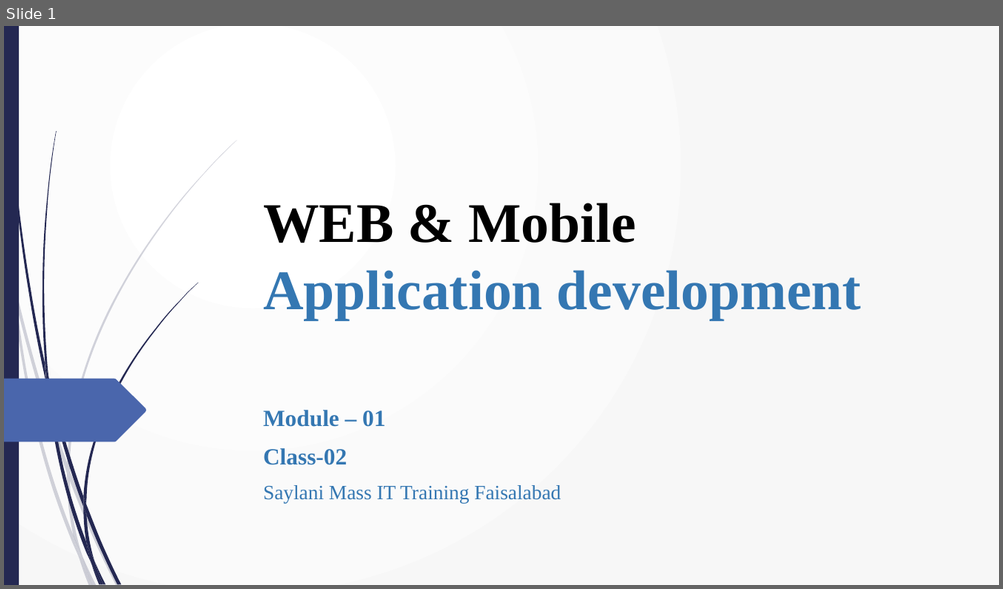
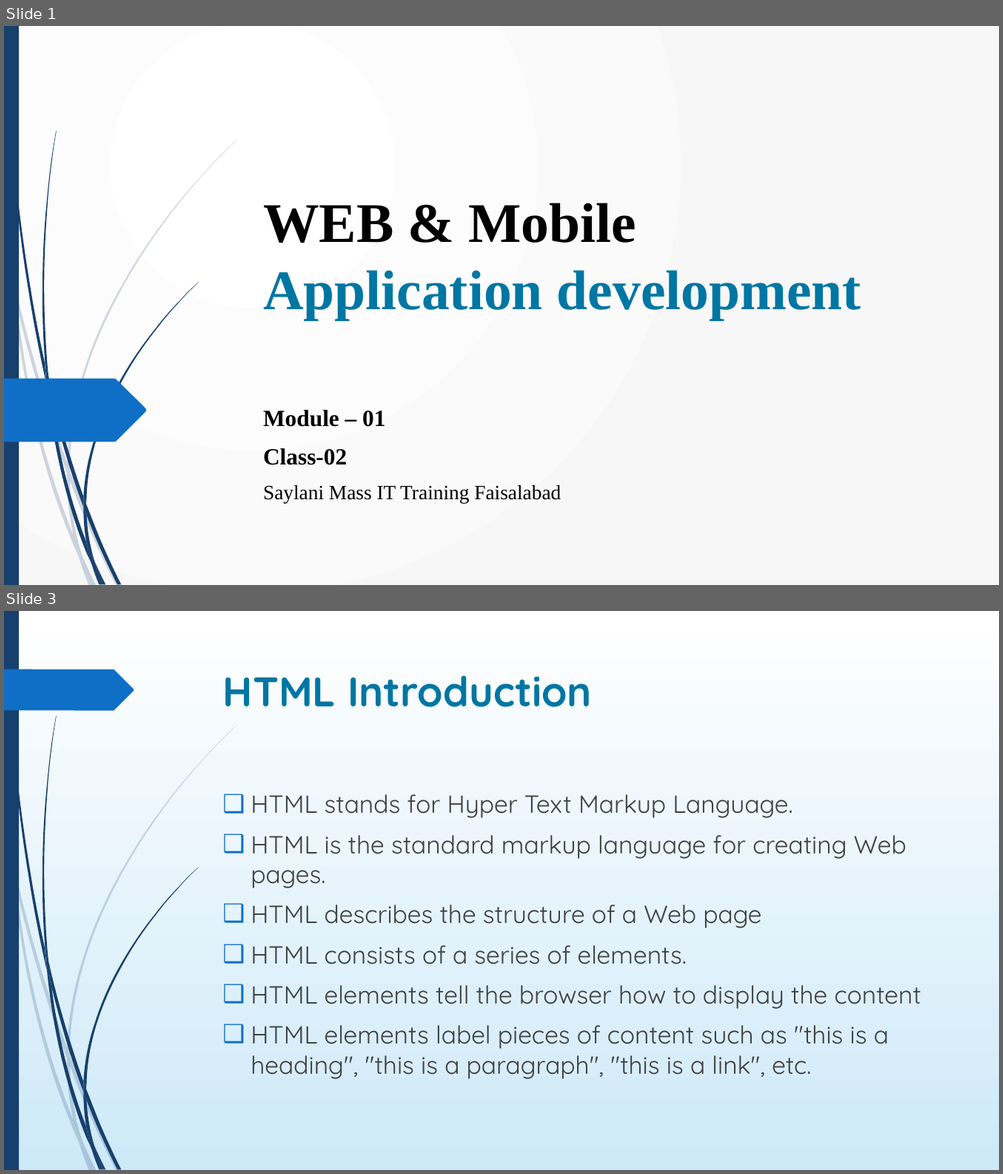
Before and after one commit to umairazmat/SMIT-WMA-6-A, a slide deck: Presentations/HTML Class 02.pptx. Shown one above the other, each under a label of ours: slide 1 before the commit, slides 1 and 3 after it; the slides between them are not shown. The pictures are 1003x589 and 1003x1174 pixels, drawn with LibreOffice and Linux fonts; fonts in the diff are those of the drawing. Boxes give left, top, right and bottom in pixels: in the first picture for what was removed or moved away, otherwise in the second. Text is boxed around its words. In the diff, an @@ line names an element or a change of style, - is before the commit and + after.

Commit message:
class 04

```diff
--- a/Presentations/HTML Class 02.pptx
+++ b/Presentations/HTML Class 02.pptx
@@ slide 3 added at (4, 611, 999, 1170), background gradient #FFFFFF to #CEEAF9; not listed: 23 template elements that a slide beside it also shows @@
@@ freeform shape added at (4, 669, 134, 710), fill #0F6FC6 @@
@@ title added at (223, 675, 592, 707), 40 pt, text #0076A3, bold @@
+HTML Introduction
@@ text added at (250, 795, 921, 1079), 24 pt, text #404040 @@
+❑ HTML stands for Hyper Text Markup Language.
+❑ HTML is the standard markup language for creating Web pages.
+❑ HTML describes the structure of a Web page
+❑ HTML consists of a series of elements.
+❑ HTML elements tell the browser how to display the content
+❑ HTML elements label pieces of content such as "this is a heading", "this is a paragraph", "this is a link", etc.
@@ slide 1 changed as well @@
@@ title "WEB & Mobile Application development" at (263, 203, 861, 321): text colour #3477B2 to #0076A3 in "Application development" @@
@@ fill #242852 to #17406D in 13 elements at (6, 26, 46, 385), (48, 378, 83, 507), (86, 504, 121, 585), (46, 382, 91, 565), (95, 562, 106, 585), (45, 361, 52, 403), (83, 283, 198, 504), (91, 565, 101, 585), (83, 507, 94, 562), (83, 497, 86, 515), (86, 542, 103, 585), (4, 26, 19, 585), (42, 131, 57, 378) @@
@@ freeform shape at (4, 379, 147, 443): fill #4A66AC to #0F6FC6 @@
@@ subtitle "Module – 01" at (263, 410, 560, 503): text colour #3477B2 to #000000 @@
@@ fill #242852 at 20% opacity to #17406D at 20% opacity in 10 elements at (4, 236, 12, 287), (14, 284, 68, 473), (70, 471, 119, 585), (82, 557, 96, 585), (12, 287, 79, 559), (67, 473, 82, 557), (68, 140, 237, 471), (79, 559, 93, 585), (67, 463, 70, 481), (74, 536, 93, 585) @@
```
Also in this commit, not shown: 1 other slide changed, 5 other slides added, 5 slides removed, 10 other files.
